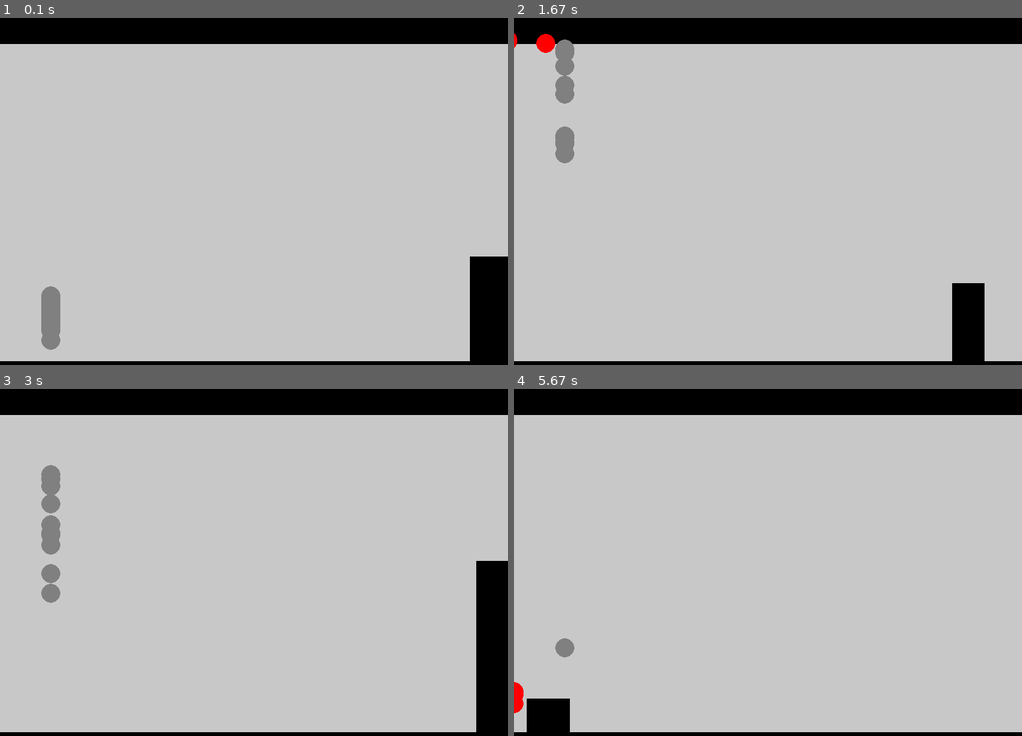
Above: before the commit, frames 1-4 (two rows, left to right).
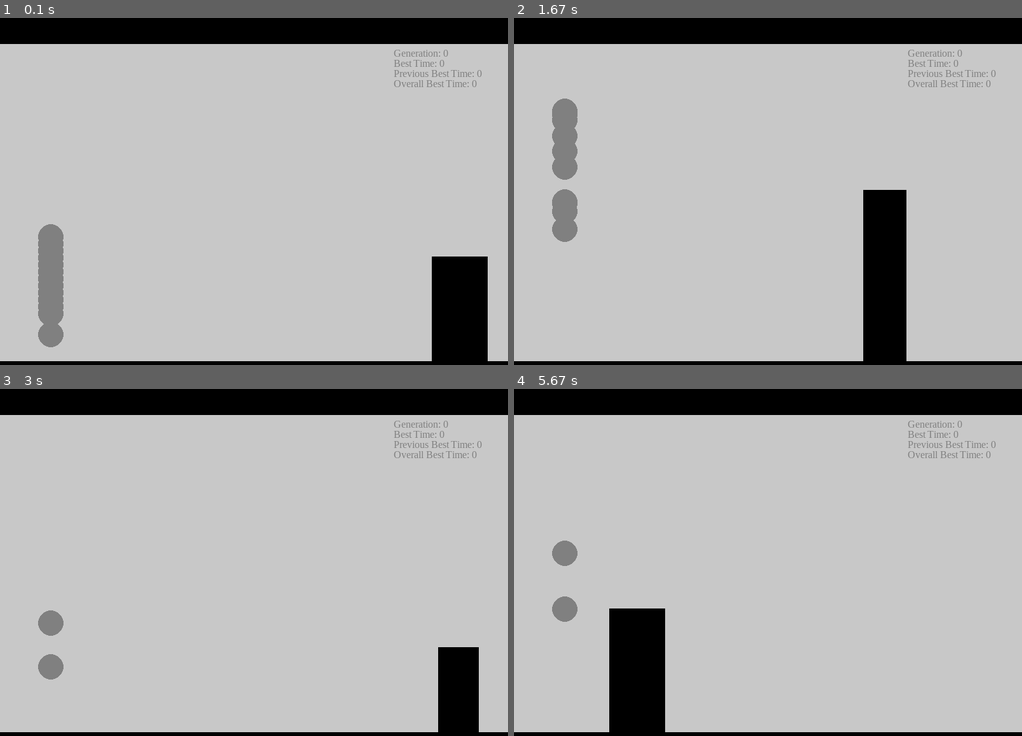
Above: after the commit, the same moments.

Repository: philmuri/GA-project
Game: pygame game, started from game_logic.py
The game is run twice, just before and just after one commit, with the same random seed, the same clock (stepped at 60 frames per second) and the same inputs.
Inputs:
- Up to frame 1 (0.1 s): no input
- Up to frame 2 (1.67 s): no input
- Up to frame 3 (3 s): no input
- Up to frame 4 (5.67 s): no input

The runs differ from the first frame. In frame 1, 4.9% of the frame differs, in the area x 7-100%, y 9-99%; in frame 2, 8.0%, in the area x 0-95%, y 4-99%; in frame 3, 6.8%; in frame 4, 6.0%.

Commit message:
feat: added text interface with ga information

Diff:
--- a/game_logic.py
+++ b/game_logic.py
@@ -2,6 +2,7 @@
 import numpy as np
 import time
 import sys
+from typing import List, Dict
 
 # Constants: Game
 WIDTH, HEIGHT = 800, 600
@@ -13,22 +14,27 @@
 OBSTACLE_HEIGHT_MAX = 300
 
 PLAYER_START_POSITION = 80
-PLAYER_RADIUS = 15
-PLAYER_JUMP_COOLDOWN = 0.125
+PLAYER_RADIUS = 20
+PLAYER_JUMP_COOLDOWN = 0.25
 
 BG_COLOR = (200, 200, 200)
 BASE_COLOR = (0, 0, 0)
 OBSTACLE_COLOR = (0, 0, 0)
 PLAYER_COLOR = (128, 128, 128)
 PLAYER_DEATH_COLOR = (255, 0, 0)
+FONT_COLOR = (128, 128, 128)
+FONT_SIZE = 16
+FONT_TYPE = 'Times New Roman'
 
 OBSTACLE_SPEED = 10
 GRAVITY = 0.5
 JUMP_FORCE = -10
 
+GAME_FPS = 120
+
 # Constants: Genetic Algorithm
 POPULATION_SIZE = 30
-MUTATION_RATE = 0.5
+MUTATION_RATE = 0.1
 MUTATION_SIZE_FACTOR = 1
 
 
@@ -166,6 +172,18 @@
             file.write(str(l) + '\n')
 
 
+def render_info_text(screen, states: Dict, x: int, y: int):
+    """
+    states: A dictionairy object containing state names as keys and their content as values
+    """
+    font = pg.font.SysFont(FONT_TYPE, FONT_SIZE)
+    for n, (k, v) in enumerate(states.items()):
+        text = font.render(f"{k}: {v}", True, FONT_COLOR) # Text
+        y_offset = y + n * FONT_SIZE
+        screen.blit(text, (x, y_offset))
+
+
+
 # -- GENETIC ALGORITHM GAME --
 def run_game_ga():
     # -- Initialize game --
@@ -173,8 +191,6 @@
     screen = pg.display.set_mode((WIDTH, HEIGHT))
     pg.display.set_caption("Obstacle Jumping")
     clock = pg.time.Clock()
-
-    n_generation = 0
 
     # -- Initialize players and obstacles --
     # - Populate the game with players and initialize their genes
@@ -186,14 +202,20 @@
         init_genes = [dist_threshold, height_threshold, jump_power]
         player = Player(genes=init_genes)
         population.append(player)
-
     # - Initialize obstacle
     obstacle = Obstacle()
-
     # - Data collecton
-    best_solution_times = [] # best solution times per generation
-    genes_over_generations = [] # genes of all players per generation
-    times_over_generations = [] # times of all players per generation
+    n_generation = 0
+    best_solution = 0
+    previous_best_solution = 0
+    overall_best_solution = 0
+    best_solution_times = []
+    genes_over_generations = []
+    times_over_generations = []
+    ga_states = {"Generation": 0,
+                 "Best Time": 0,
+                 "Previous Best Time": 0,
+                 "Overall Best Time": 0}
 
     # -- Run game --
     game_running = True
@@ -211,11 +233,13 @@
                 if event.key == pg.K_p:
                         game_paused = not game_paused
 
+
         if not game_paused:
-            # - Draw background, platform and roof
+            # - Draw game elements
             screen.fill(BG_COLOR)
             pg.draw.rect(screen, BASE_COLOR, (0, HEIGHT - BASE_HEIGHT, WIDTH, HEIGHT)) # Ground
             pg.draw.rect(screen, BASE_COLOR, (0, 0, WIDTH, BASE_HEIGHT)) # Roof
+            render_info_text(screen, ga_states, WIDTH - 180, BASE_HEIGHT + 5) # magic numbers yes
             # - Update players and obstacle
             for player in population:
                 player.update(obstacle)
@@ -236,12 +260,15 @@
                 # - GENETIC ALGORITHM: Evolve current generation and intialize new generation -
                 # for now, we only pass down the best players genes. Later will add option for more parents
                 best_solution = population[-1].time_alive
+                if n_generation > 0: previous_best_solution = best_solution_times[-1][0]
                 best_genes = population[-1].genes
 
                 # store data
                 best_solution_times.append([best_solution, best_genes])
                 genes_over_generations.append([player.genes[:] for player in population])
                 times_over_generations.append([player.time_alive for player in population])
+                overall_best_solution = max([time[0] for time in best_solution_times])
+                print(overall_best_solution)
 
                 for player in population:
                     player.genes = best_genes
@@ -257,8 +284,11 @@
                                 player.genes[n] += int(np.random.normal(0, 1 * MUTATION_SIZE_FACTOR)) # 1 st.dev. is roughly [-4, 4]
                     mutated_genes.append(player.genes[:])
 
-                print(f"Generation: {n_generation} | Best solution time: {best_solution} | Genes: {best_genes}")
-                # print(mutated_genes)
+                print(f"Generation: {n_generation} | Best solution time: {best_solution} (previous: {previous_best_solution}) | Genes: {best_genes}")
+                ga_states["Generation"] = n_generation
+                ga_states["Best Time"] = best_solution
+                ga_states["Previous Best Time"] = previous_best_solution
+                ga_states["Overall Best Time"] = overall_best_solution
 
                 obstacle.__init__()
                 for n, player in enumerate(population):
@@ -270,7 +300,7 @@
 
             pg.display.flip()
 
-        clock.tick(60)
+        clock.tick(GAME_FPS)
 
     pg.quit()
     sys.exit()
@@ -340,8 +370,9 @@
 
 """
 TBD:
-- Add a system that penalizes flying forever?
-- ! Add some text in one of the game corners detailing the genetic algorithm status (generation, settings, current best time, ...)
+- DATA: Create new folder for data each game run with data if number of generations is significantly large, and also store info like top X best overall times and the corresponding genes
+- Add a system that penalizes flying forever + make jump cooldown another gene?
+- ! Add some text in one of the game corners detailing the genetic algorithm status (generation, settings, current best time, round timer ...)
 - Add a GUI for starting game and restarting game. Start game will show up when game is first booted, restart game will shwo up when population is dead (not for genetic algorith part though; here it will just reset() the game state with the improved player genes)
 - ! ADD another feature to combat degradation effect of mutations on evolution:
     Generations survived as another performance variable. Make a new attribute which counts and adds one to itself each generation.
